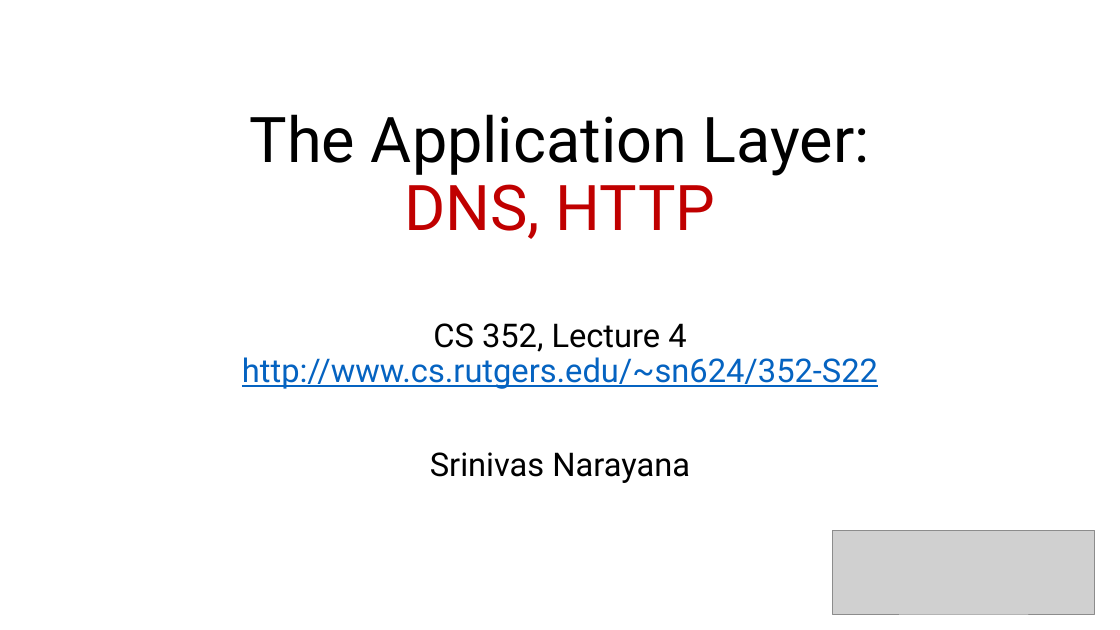
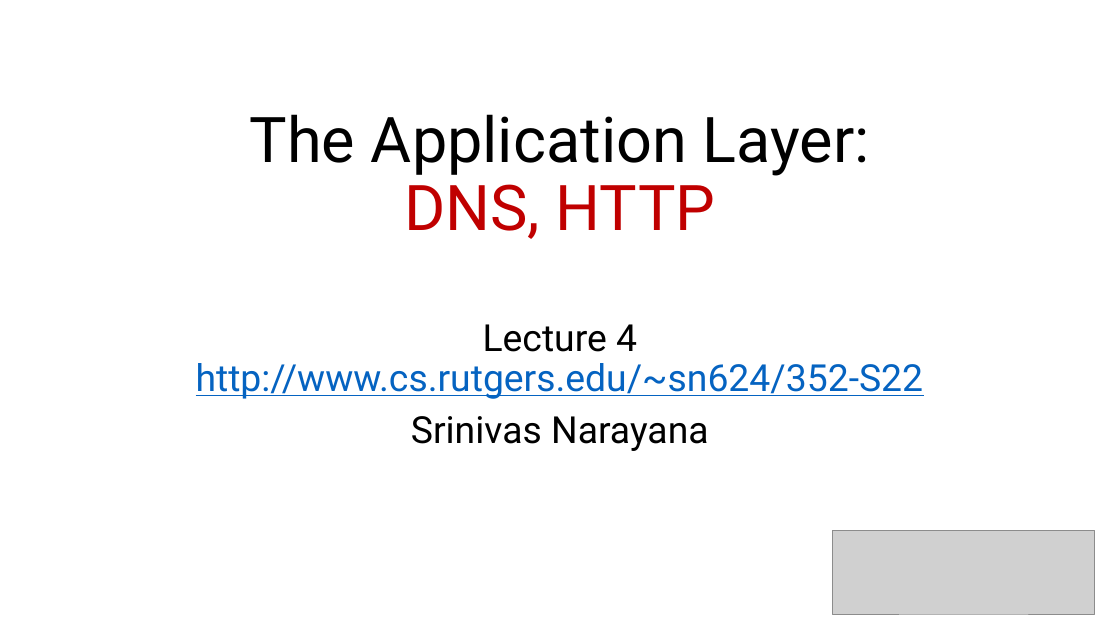
Before and after one commit to ngsrinivas/coursegen, a slide deck: slide 1 of ex/352-S22/staging/352-S22/lectures/04-app-dns-http.pptx. Drawn at 1120x630 pixels with LibreOffice and Linux fonts; fonts in the diff are those of the drawing; grey boxes stand for pictures. Boxes give left, top, right and bottom in pixels: in the first picture for what was removed or moved away, otherwise in the second. Text is boxed around its words. In the diff, an @@ line names an element or a change of style, - is before the commit and + after.

```diff
--- a/ex/352-S22/staging/352-S22/lectures/04-app-dns-http.pptx
+++ b/ex/352-S22/staging/352-S22/lectures/04-app-dns-http.pptx
@@ subtitle at (196,324,924,399): text changed; size 28 to 32 pt @@
-CS 352, Lecture 4
-http://www.cs.rutgers.edu/~sn624/352-S22
+Lecture 4
+http://www.cs.rutgers.edu/~sn624/352-S22
@@ subtitle at (411,416,709,451): size 28 to 32 pt in "Srinivas Narayana" @@
```
Also in this commit, not shown: 3 other files.
